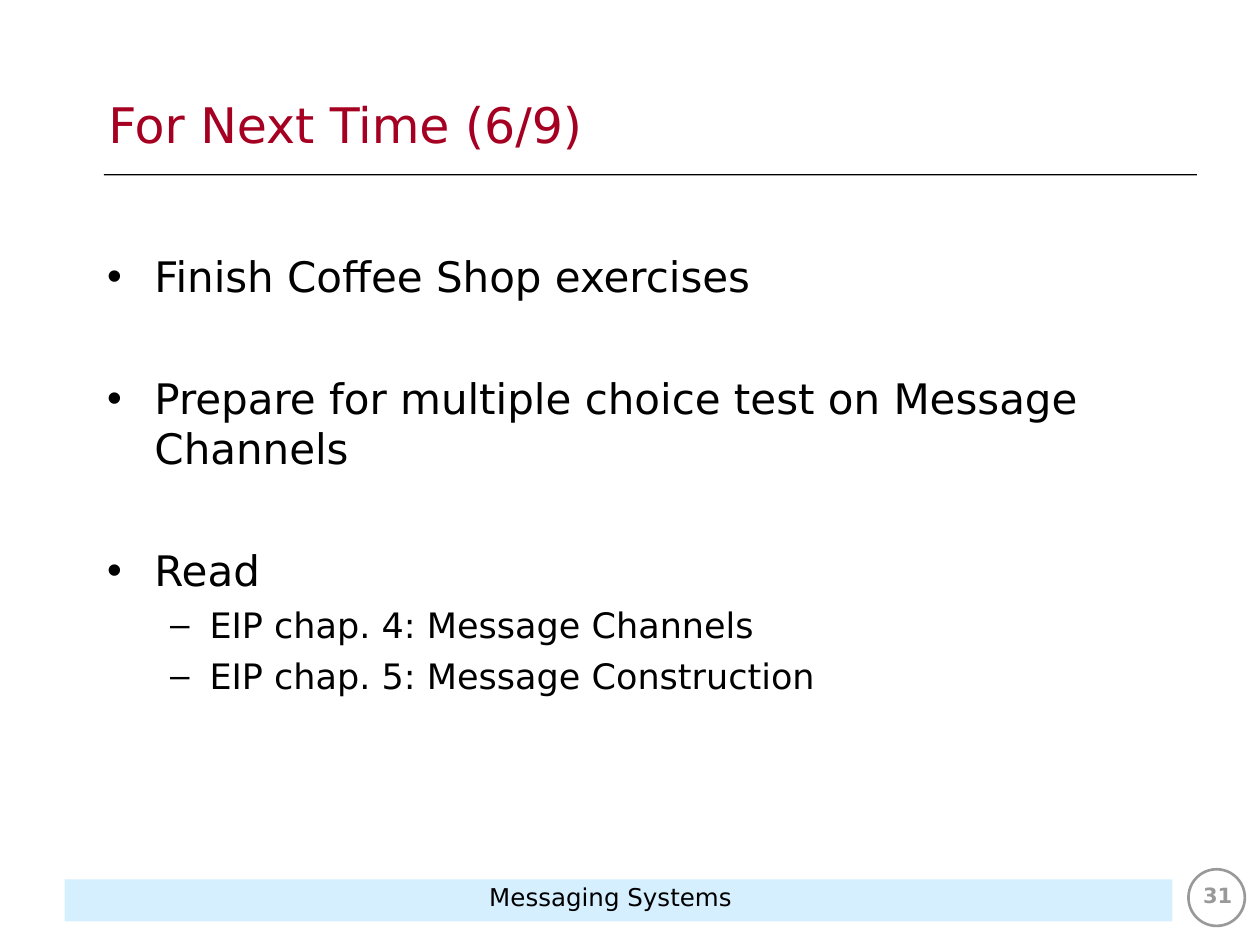
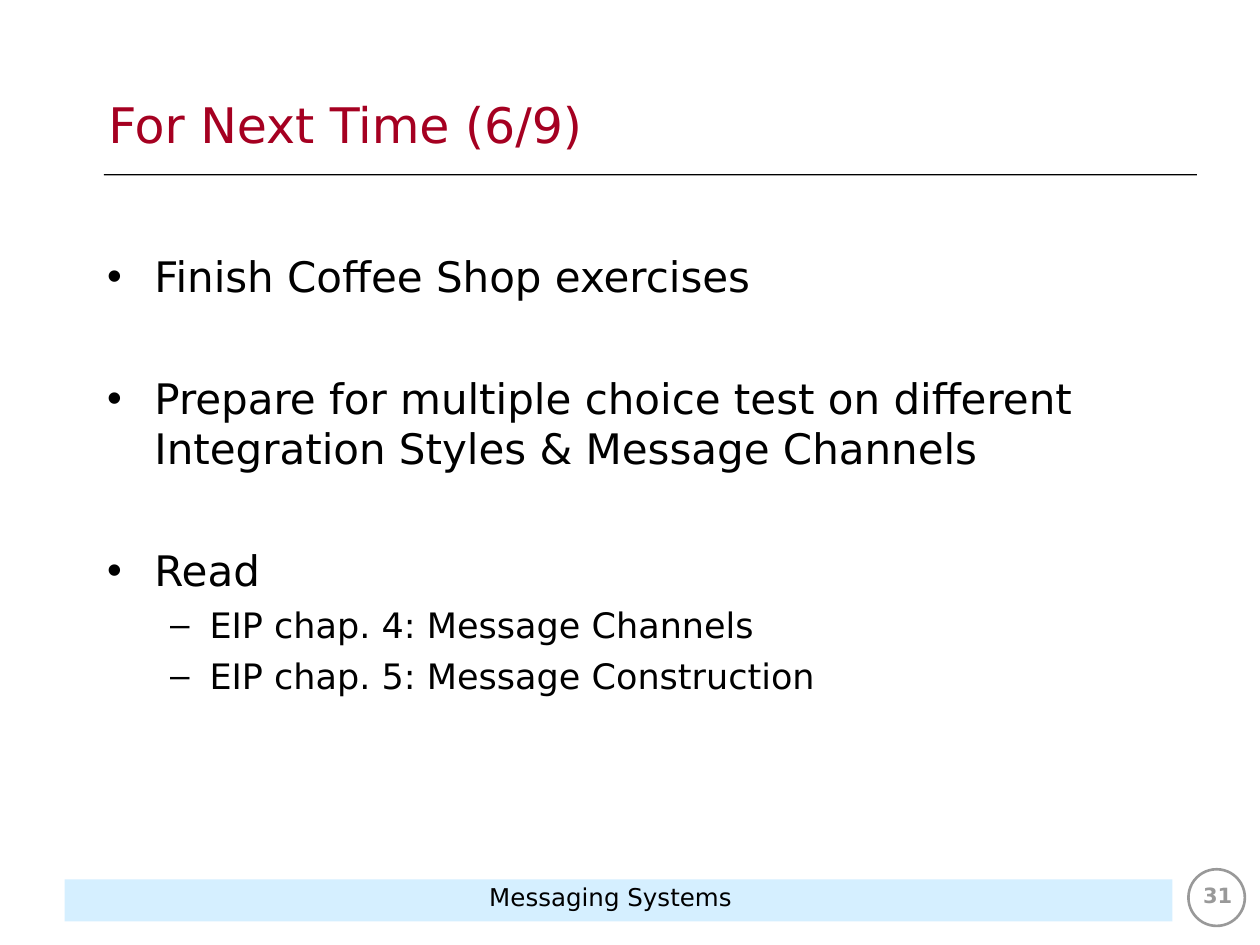
Before and after one commit to Koziar/soft2017fall-system-integration-teaching-material, a slide deck: slide 31 of lecture_notes/1_Messaging_Systems_(EIP_2_3).ppt. Drawn at 1260x945 pixels with LibreOffice and Linux fonts; fonts in the diff are those of the drawing. Boxes give left, top, right and bottom in pixels: in the first picture for what was removed or moved away, otherwise in the second. Text is boxed around its words. In the diff, an @@ line names an element or a change of style, - is before the commit and + after.

Commit message:
updated exercise/last slide

```diff
--- a/lecture_notes/1_Messaging_Systems_(EIP_2_3).ppt
+++ b/lecture_notes/1_Messaging_Systems_(EIP_2_3).ppt
@@ text at <box>154,382,1072,473</box>: text changed @@
-• Prepare for multiple choice test on Message Channels
+• Prepare for multiple choice test on different Integration Styles & Message Channels
```
